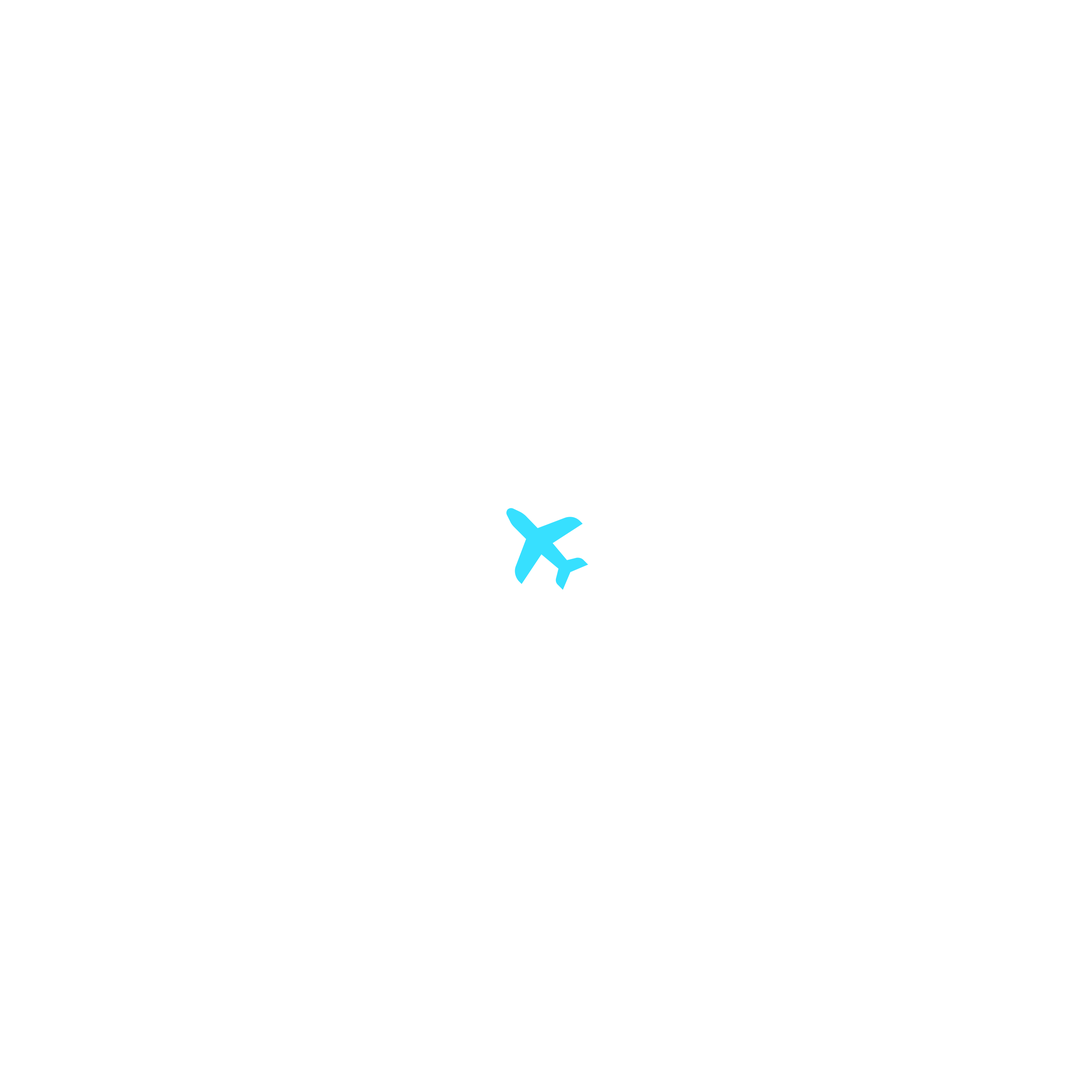
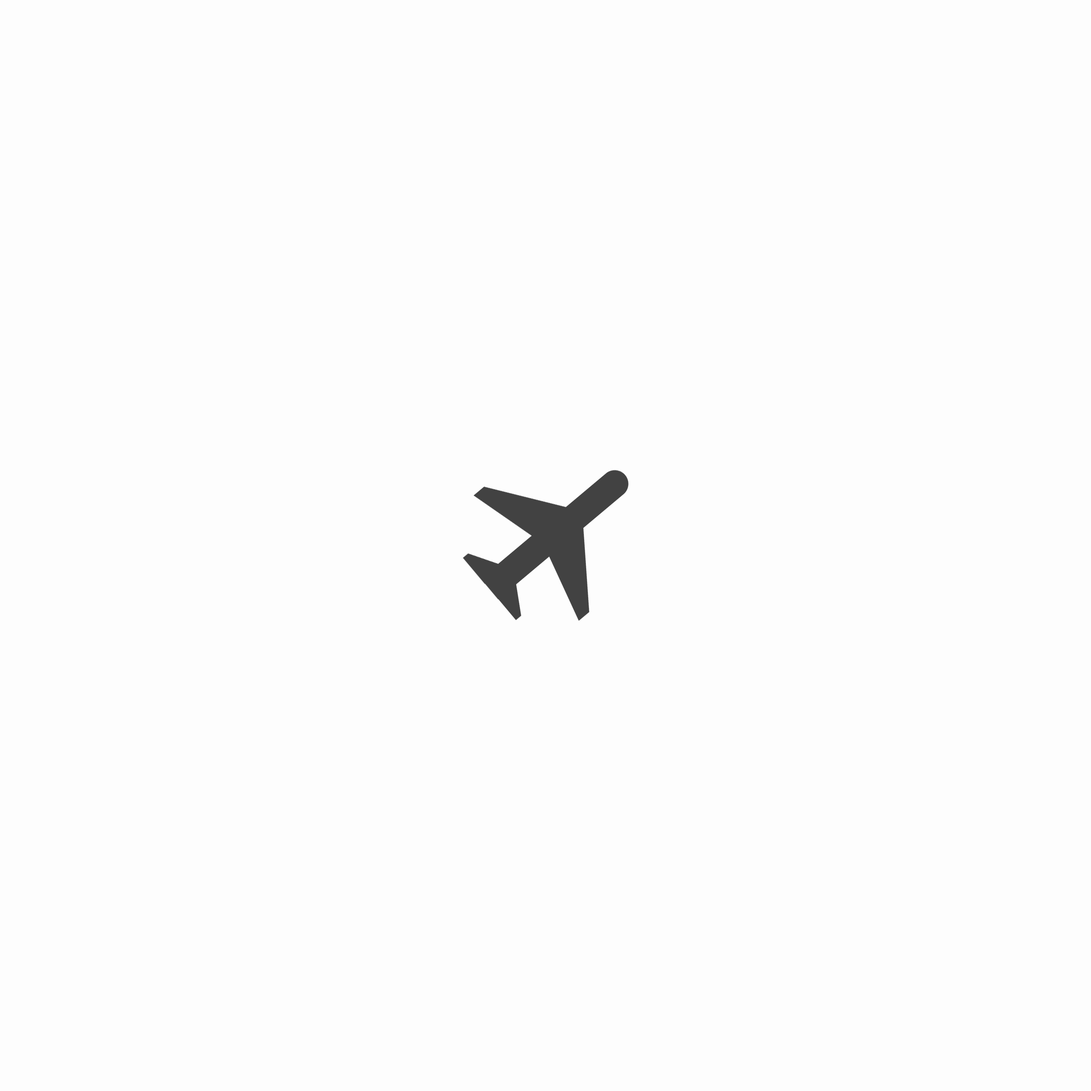
The second (1091, 1091) image is a revision of the first. Changes to its layers:
removed layer "iconfinder___airplane_flight_travel_transport_3668831 (2)" over (506, 508, 589, 591)
renamed "Layer 0" to "2639764-512", painted on it over (462, 469, 629, 622)
added layer "Background" above "grid-lines" over (462, 469, 629, 622)
added layer "grid-lines" (60%) over (462, 469, 629, 622)
